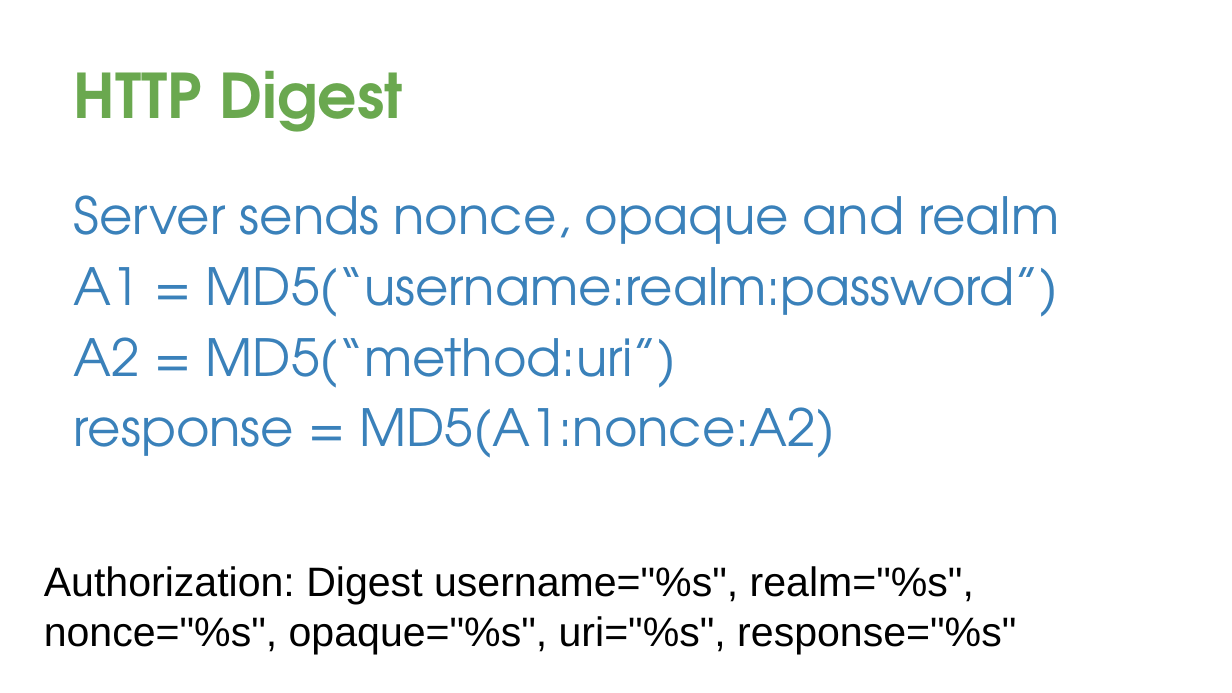
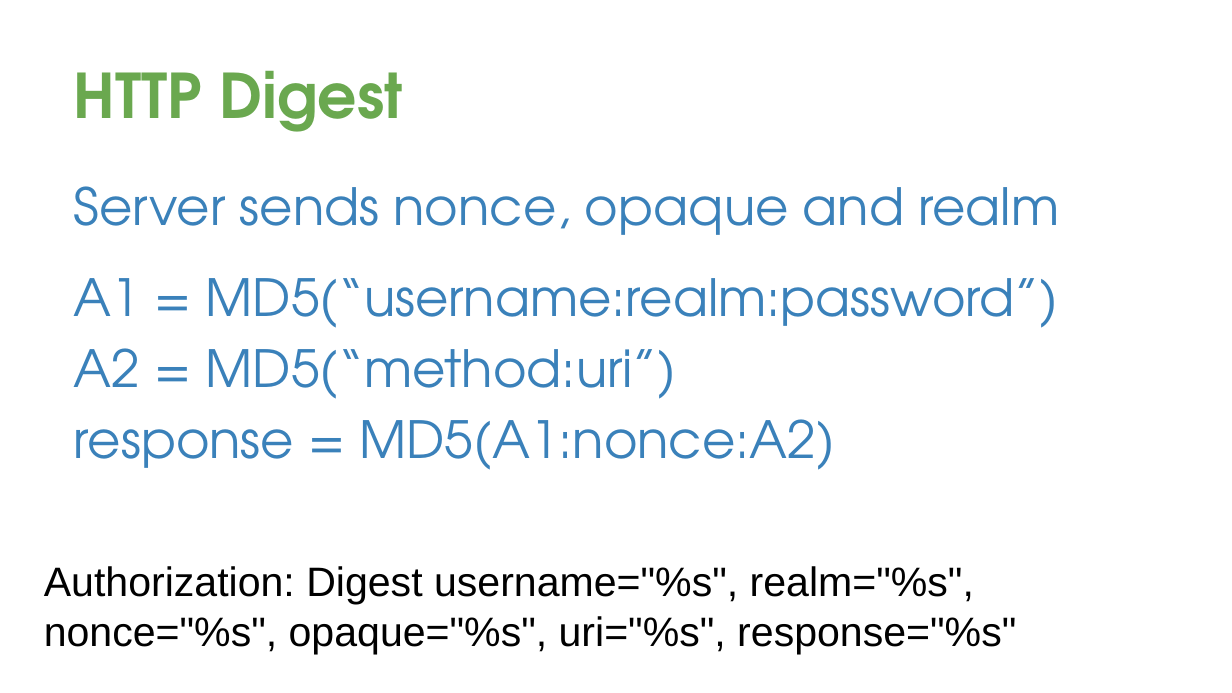
Before and after one commit to davetrux/gdgmidevfest-2017, a slide deck: slide 17 of MobileAuthWebWorld.pptx (slide 14 before the commit). Drawn at 1232x693 pixels with LibreOffice and Linux fonts; fonts in the diff are those of the drawing; background and template pictures are left out. Boxes give left, top, right and bottom in pixels: in the first picture for what was removed or moved away, otherwise in the second. Text is boxed around its words. In the diff, an @@ line names an element or a change of style, - is before the commit and + after.

```diff
--- a/MobileAuthWebWorld.pptx
+++ b/MobileAuthWebWorld.pptx
@@ text at box(74, 186, 1060, 328): line spacing 1.15 to 1; more space between paragraphs @@
```
Also in this commit, not shown: 11 other slides changed, 5 slides added, 1 slide removed.
